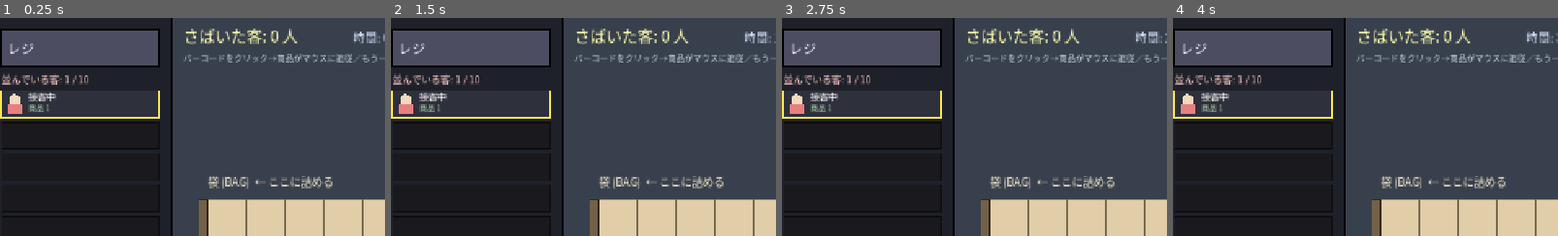
Above: before the commit, frames 1-4 (left to right).
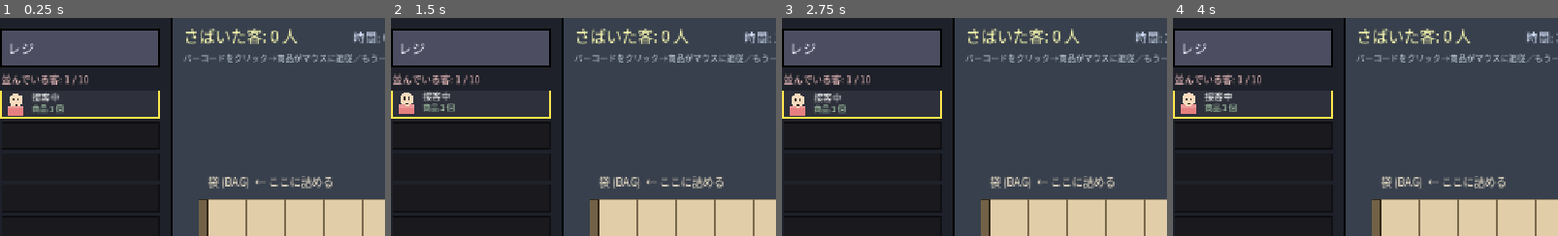
Above: after the commit, the same moments.

Repository: dala00/godot-convini
Game: Godot game, scene res://scenes/main.tscn
The game is run twice, just before and just after one commit, with the same random seed, the same clock (stepped at 60 frames per second) and the same inputs.
Inputs (mouse positions are % of the whole screen's width and height, from its top left):
- Up to frame 1 (0.25 s): no input
- Up to frame 2 (1.5 s): tap Enter at 0.5 s; move the mouse to (72, 45) at 0.52 s; tap R at 0.6 s; click (72, 45) at 0.67 s; drag from (30, 55) to (45, 70) at 1.27 s
- Up to frame 3 (2.75 s): move the mouse to (60, 28) at 2.02 s; tap R at 2.1 s; click (60, 28) at 2.17 s
- Up to frame 4 (4 s): tap Space at 2.75 s; drag from (45, 70) to (19, 35) at 2.77 s; move the mouse to (80, 65) at 3.52 s; tap R at 3.6 s; click (80, 65) at 3.67 s
The pictures show only the part of the screen within x 1-51%, y 0-50%; the shares and areas given below are measured in that part.

The runs differ from the first frame. In frame 1, 0.6% of the frame differs, in the area x 2-17%, y 34-45%; in frame 2, 0.6%; in frame 3, 0.7%; in frame 4, 0.6%.

Commit message:
客キャラに表情/警告演出、BGM、効果音、CLAUDE.md・READMEスクショ＆クレジット追加
- 客アイコンを表情付きに（混雑・後方ほど不機嫌）、爆発間近の赤点滅警告
- BGMループ再生（Caribbean Passion / MFP, DOVA-SYNDROME）
- 効果音5種をPCM合成（スキャン/設置/エラー/客クリア/ゲームオーバー）
- README冒頭にゲーム画面スクショ＋クレジット、Claude Code作である旨を明記
- CLAUDE.md追加（設計方針・ワークフロー）
- cap.ps1をPrintWindow方式に（前面でなくても確実にキャプチャ）
- .claude/settings.json から個人パスを除去（パス入り許可はlocalへ）

Co-Authored-By: Claude Opus 4.8 (1M context) <noreply@anthropic.com>

Diff:
--- a/scripts/game_manager.gd
+++ b/scripts/game_manager.gd
@@ -577,27 +577,67 @@
 	draw_rect(Rect2(20, 20, LEFT_PANEL_W - 40, 60), Color(0.3, 0.3, 0.38), true)
 	draw_rect(Rect2(20, 20, LEFT_PANEL_W - 40, 60), Color(0, 0, 0), false, 2.0)
 	_text("レジ", Vector2(30, 58), 22, Color(0.95, 0.95, 1.0))
-	_text("並んでいる客: %d / %d" % [queue.size(), MAX_CUSTOMERS], Vector2(20, 108), 16, Color(1, 0.8, 0.8))
+	# 客数（爆発間近は赤点滅）
+	var danger := queue.size() >= MAX_CUSTOMERS - 2
+	var qcol := Color(1, 0.8, 0.8)
+	if danger:
+		qcol = Color(1, 0.25, 0.2) if (int(elapsed * 4.0) % 2 == 0) else Color(1, 0.7, 0.2)
+	_text("並んでいる客: %d / %d" % [queue.size(), MAX_CUSTOMERS], Vector2(20, 108), 16, qcol)
+	if danger:
+		_text("まもなく爆発!!", Vector2(150, 108), 16, qcol)
 	var slot_h := 52.0
 	var top := 120.0
 	for i in MAX_CUSTOMERS:
 		var y := top + i * slot_h
 		var filled := i < queue.size()
 		var slot := Rect2(20, y, LEFT_PANEL_W - 40, slot_h - 8)
-		draw_rect(slot, Color(0.18, 0.19, 0.23) if filled else Color(0.1, 0.1, 0.12), true)
+		var base_bg := Color(0.18, 0.19, 0.23) if filled else Color(0.1, 0.1, 0.12)
+		if danger and filled:
+			base_bg = base_bg.lerp(Color(0.4, 0.12, 0.1), 0.5)
+		draw_rect(slot, base_bg, true)
 		draw_rect(slot, Color(0, 0, 0, 0.5), false, 1.0)
 		if filled:
 			var cust: Dictionary = queue[i]
 			var ccol: Color = cust["color"]
-			var hx := slot.position.x + 22.0
-			var hy := slot.position.y + slot.size.y * 0.5
-			draw_circle(Vector2(hx, hy - 6), 10.0, Color(0.95, 0.85, 0.75))
-			draw_rect(Rect2(hx - 12, hy + 2, 24, 14), ccol, true)
+			var hx := slot.position.x + 24.0
+			var hy := slot.position.y + slot.size.y * 0.5 + sin(elapsed * 3.0 + i) * 1.2
+			# 表情: 先頭(接客中)は普通、後ろほど＆混雑時ほど不機嫌
+			var mood := 0.0   # 1=笑顔 0=普通 -1=怒り
+			if i == 0:
+				mood = 0.2
+			else:
+				mood = -clampf((float(i) + (queue.size() - 3)) / 7.0, 0.0, 1.0)
+			_draw_person(Vector2(hx, hy), ccol, mood)
 			var label := "接客中" if i == 0 else "待ち %d" % i
-			_text(label, Vector2(slot.position.x + 44, hy - 6), 15, Color(1, 1, 1) if i == 0 else Color(0.8, 0.8, 0.85))
-			_text("商品 %d" % cust["products"].size(), Vector2(slot.position.x + 44, hy + 12), 13, Color(0.7, 0.85, 0.7))
+			_text(label, Vector2(slot.position.x + 50, hy - 6), 15, Color(1, 1, 1) if i == 0 else Color(0.82, 0.82, 0.86))
+			_text("商品 %d 個" % cust["products"].size(), Vector2(slot.position.x + 50, hy + 12), 13, Color(0.7, 0.85, 0.7))
 			if i == 0:
 				draw_rect(slot, Color(1, 0.9, 0.3), false, 2.5)
+
+# 客アイコン（頭＋顔＋体）。mood: 1=笑顔/0=普通/-1=怒り
+func _draw_person(c: Vector2, body_col: Color, mood: float) -> void:
+	var skin := Color(0.98, 0.86, 0.74)
+	# 体（肩）
+	draw_rect(Rect2(c.x - 13, c.y + 2, 26, 16), body_col, true)
+	draw_rect(Rect2(c.x - 13, c.y + 2, 26, 4), body_col.lightened(0.2), true)
+	# 頭
+	draw_circle(Vector2(c.x, c.y - 7), 11.0, skin)
+	# 目
+	var eye := Color(0.15, 0.12, 0.1)
+	draw_circle(Vector2(c.x - 4, c.y - 8), 1.7, eye)
+	draw_circle(Vector2(c.x + 4, c.y - 8), 1.7, eye)
+	# 怒り眉
+	if mood < -0.3:
+		draw_line(Vector2(c.x - 6, c.y - 12), Vector2(c.x - 2, c.y - 10), eye, 1.5)
+		draw_line(Vector2(c.x + 6, c.y - 12), Vector2(c.x + 2, c.y - 10), eye, 1.5)
+	# 口（mood>0=笑顔の弧 / mood<0=への字）
+	var my := c.y - 2.0
+	if mood > 0.1:
+		draw_arc(Vector2(c.x, my - 1), 4.0, 0.2 * PI, 0.8 * PI, 8, eye, 1.5)
+	elif mood < -0.3:
+		draw_arc(Vector2(c.x, my + 4), 4.0, 1.2 * PI, 1.8 * PI, 8, eye, 1.5)
+	else:
+		draw_line(Vector2(c.x - 3, my + 1), Vector2(c.x + 3, my + 1), eye, 1.5)
 
 func _draw_bag() -> void:
 	var bag_rect := Rect2(BAG_ORIGIN, Vector2(COLS * CELL, ROWS * CELL))
Not shown, changed: .claude/settings.json
Binary file added: screenshot.png
Not shown, added: CLAUDE.md
Not shown, changed: README.md
Not shown, changed: ai_tools/cap.ps1
